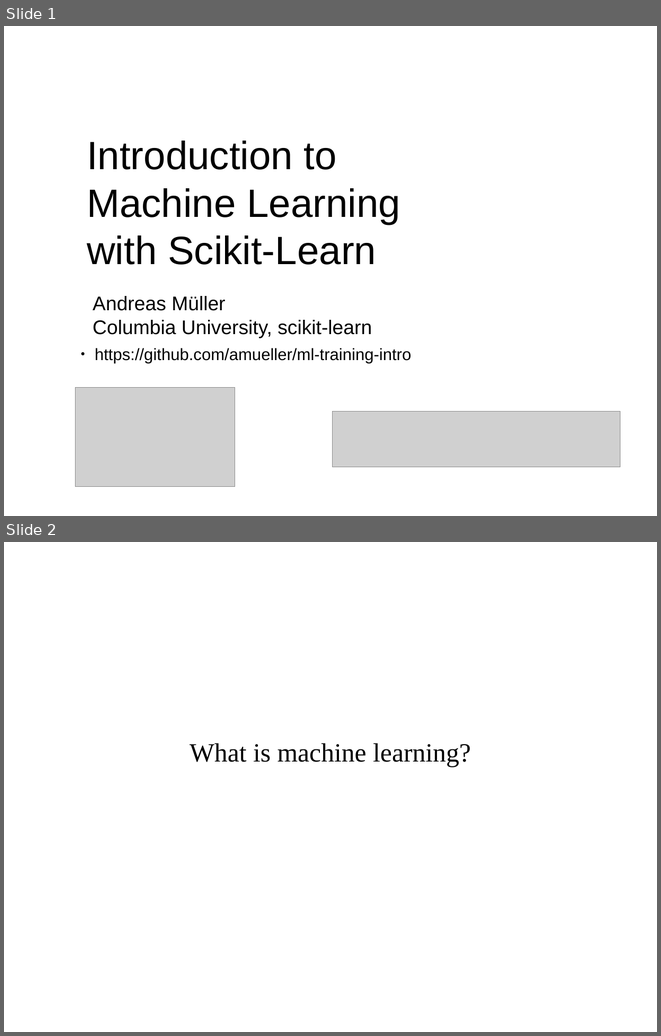
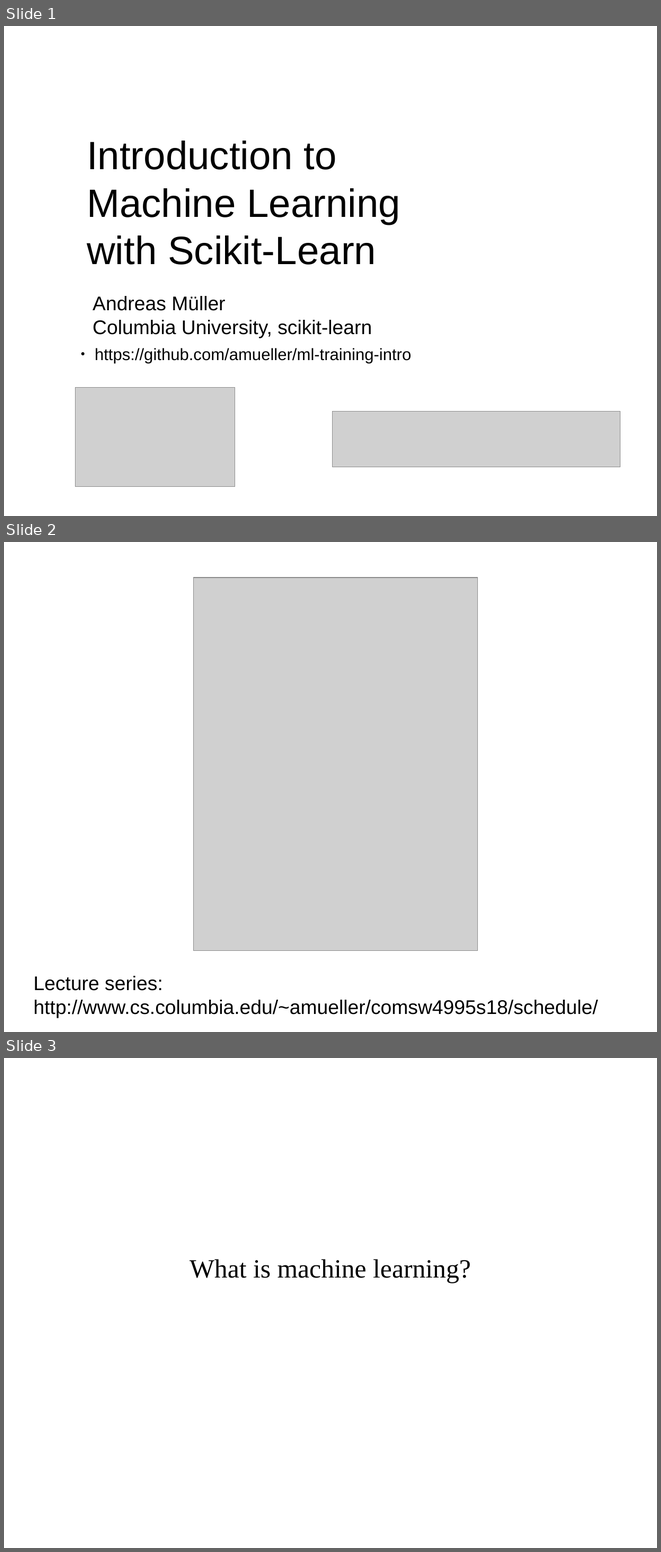
Before and after one commit to amueller/ml-workshop-1-of-4, a slide deck: intro-to-machine-learning.odp. Shown one above the other, each under a label of ours: slides 1 and 2 before the commit, slides 1, 2 and 3 after it. The pictures are 661x1036 and 661x1552 pixels, drawn with LibreOffice and Linux fonts; fonts in the diff are those of the drawing; grey boxes stand for pictures. Boxes give left, top, right and bottom in pixels: in the first picture for what was removed or moved away, otherwise in the second. Text is boxed around its words. In the diff, an @@ line names an element or a change of style, - is before the commit and + after.

```diff
--- a/intro-to-machine-learning.odp
+++ b/intro-to-machine-learning.odp
@@ slide 2 added at [4,542,657,1032], background #FFFFFF @@
@@ picture added at [194,578,478,951] @@
@@ text added at [34,976,598,1017], 24 pt, text #000000 @@
+Lecture series:
+http://www.cs.columbia.edu/~amueller/comsw4995s18/schedule/
@@ what was slide 2 is now slide 3 @@
```
Also in this commit, not shown: 6 slides changed, 2 other files.
